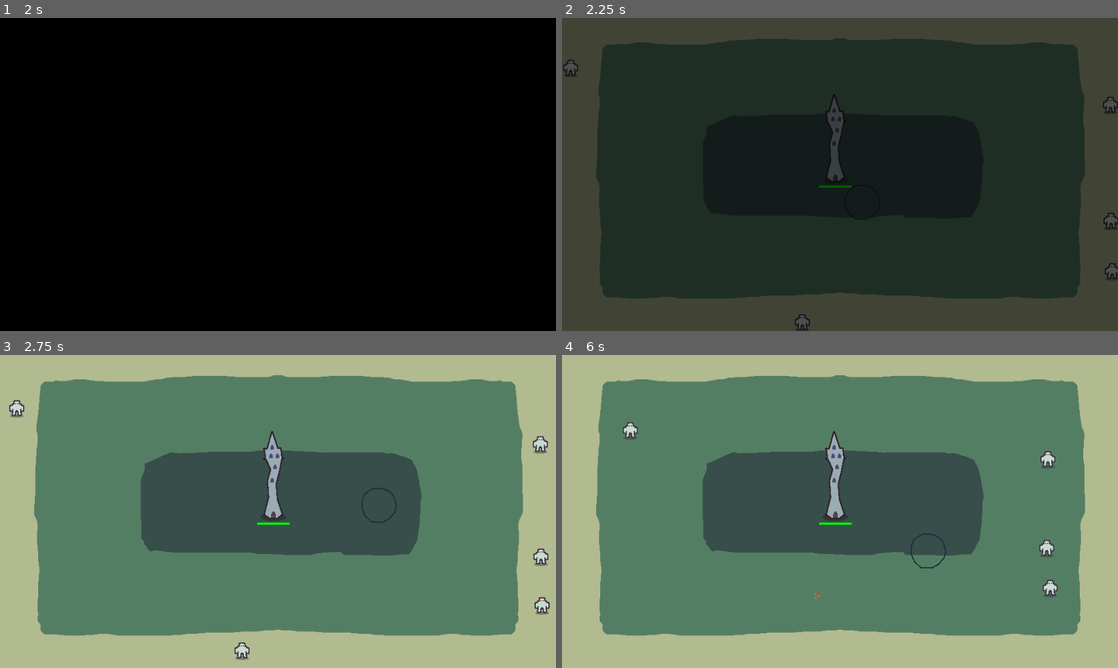
Above: before the commit, frames 1-4 (two rows, left to right).
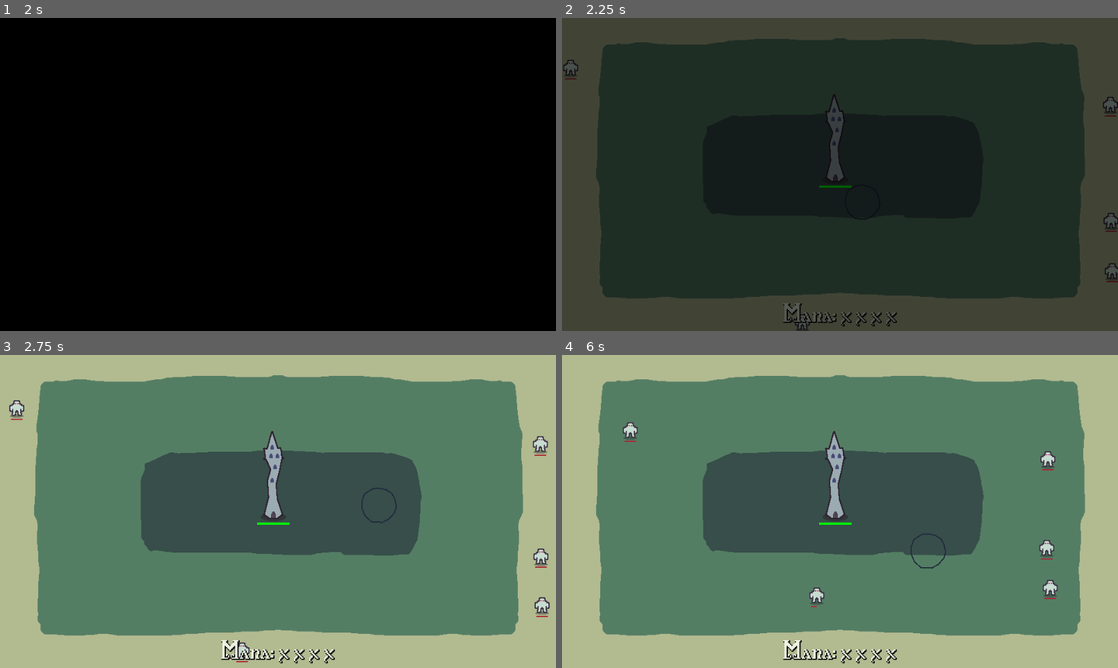
Above: after the commit, the same moments.

Repository: hawkstein/ludum-dare-58-collector
Game: Godot game, scene res://utils/ui/main_menu.tscn
Same seed, same stepped clock (60 frames per second), same inputs: the game is played once before the commit and once after it.
Inputs (mouse positions are in pixels of both pictures, inside the frame that each line leads up to):
- Up to frame 1 (2 s): click "Start" at 0.5 s; click "Start" at 1.25 s
- Up to frame 2 (2.25 s): tap Enter (ui_accept) at 2 s; move the mouse to (962, 158) at 2.02 s; click (962, 158) at 2.17 s
- Up to frame 3 (2.75 s): tap Enter (ui_accept) at 2.27 s
- Up to frame 4 (6 s): move the mouse to (728, 527) at 2.77 s; click (728, 527) at 2.92 s; tap Enter (ui_accept) at 3.02, 4.52, 5.27 s; move the mouse to (895, 442) at 3.52 s; click (895, 442) at 3.67 s; move the mouse to (812, 574) at 4.27 s; click (812, 574) at 4.42 s; move the mouse to (1006, 558) at 5.02 s; click (1006, 558) at 5.17 s; move the mouse to (673, 464) at 5.77 s; click (673, 464) at 5.92 s

Frame 1 is identical in both runs. In frame 2, 0.4% of the frame differs, in the area x 0-100%, y 19-99%; in frame 3, 0.6%; in frame 4, 0.7%, in the area x 11-89%, y 27-99%.

Commit message:
add enemy health bars

Diff:
--- a/entities/enemy/enemy.gd
+++ b/entities/enemy/enemy.gd
@@ -4,11 +4,20 @@
 signal attacked_tower(attack_strength:float)
 
 @onready var attack_timer:Timer = $AttackTimer
+@onready var health_color_rect: ColorRect = $HealthColorRect
+
+
 var tower_position: Vector2 = Vector2(472, 281) # Hardcoded tower position
 var speed: float = 30.0
 var target_distance:float = 30.0
 var is_moving: bool = true
 var is_attacking: bool = false
+var max_health:float = 100.0
+var health:float = 100.0:
+	set(p_health):
+		health = p_health
+		var health_scale = health / max_health
+		health_color_rect.scale.x = health_scale
 
 
 func _process(delta) -> void:
@@ -37,3 +46,8 @@
 	var direction = (tower_position - global_position).normalized()
 	var velocity = direction * speed * time
 	return global_position + velocity
+
+
+func take_damage(amount:float) -> void:
+	assert(amount >= 0)
+	health = max(0, health - amount)
--- a/entities/enemy/enemy.tscn
+++ b/entities/enemy/enemy.tscn
@@ -11,3 +11,12 @@
 
 [node name="AttackTimer" type="Timer" parent="."]
 wait_time = 3.0
+
+[node name="Node2D" type="Node2D" parent="."]
+
+[node name="HealthColorRect" type="ColorRect" parent="."]
+offset_left = -10.0
+offset_top = 16.0
+offset_right = 10.0
+offset_bottom = 18.0
+color = Color(0.68235296, 0.13725491, 0.20392157, 1)
--- a/entities/main.gd
+++ b/entities/main.gd
@@ -5,12 +5,16 @@
 
 @onready var pause_window: Control = %PauseWindow
 @onready var ui: CanvasLayer = $UI
+@onready var hud: CanvasLayer = $HUD
 @onready var tower: Tower = %Tower
 @onready var enemies: Node2D = %Enemies
 @onready var wave_spawner: Node2D = %WaveSpawner
 @onready var collector: CharacterBody2D = $Collector
 @onready var spells: Node2D = $Spells
 @onready var mana: Node2D = $Mana
+@onready var mana_count: Label = %ManaCount
+
+var fire_mana: int = 0;
 
 func _ready() -> void:
 	ui.hide()
@@ -28,6 +32,7 @@
 
 func _on_tower_tower_destroyed() -> void:
 	ui.show()
+	hud.hide()
 	for child in enemies.get_children():
 		child.queue_free()
 	for child in mana.get_children():
@@ -39,10 +44,14 @@
 
 func reset() -> void:
 	ui.hide()
+	hud.show()
 	get_tree().paused = false
 	tower.reset()
 	wave_spawner.spawn_wave()
 	collector.reset()
+
+	fire_mana = 0
+	_update_mana_count()
 
 
 func _on_reset_button_pressed() -> void:
@@ -69,7 +78,6 @@
 	tween.tween_property(fireball_spell, "global_position", predicted_position, flight_time)
 	tween.tween_callback(_damage_target.bind(target))
 	tween.tween_callback(fireball_spell.queue_free)
-	tween.tween_callback(_spawn_mana.bind(predicted_position))
 
 
 func _pick_nearest_target() -> Enemy:
@@ -87,7 +95,10 @@
 
 
 func _damage_target(target:Enemy) -> void:
-	target.queue_free()
+	target.take_damage(50)
+	if target.health <= 0:
+		_spawn_mana(target.global_position)
+		target.queue_free()
 
 
 func _spawn_mana(mana_position:Vector2) -> void:
@@ -118,3 +129,10 @@
 	var duration = (mana_drop.global_position - cast_position).length() / 400
 	tween.tween_property(mana_drop, "global_position", cast_position, duration)
 	tween.tween_callback(mana_drop.queue_free)
+
+	fire_mana +=1
+	_update_mana_count()
+
+
+func _update_mana_count() -> void:
+	mana_count.text = "Mana: {0} {1} {2} {3}".format([str(fire_mana) ,"x", "x", "x"])
--- a/entities/main.tscn
+++ b/entities/main.tscn
@@ -64,7 +64,6 @@
 [node name="HUD" type="CanvasLayer" parent="."]
 
 [node name="Layout" type="Control" parent="HUD"]
-visible = false
 layout_mode = 3
 anchors_preset = 15
 anchor_right = 1.0
@@ -73,7 +72,7 @@
 grow_vertical = 2
 theme = ExtResource("5_lquwl")
 
-[node name="ScoreMargin" type="MarginContainer" parent="HUD/Layout"]
+[node name="Margin" type="MarginContainer" parent="HUD/Layout"]
 layout_mode = 1
 anchors_preset = 15
 anchor_right = 1.0
@@ -85,16 +84,17 @@
 theme_override_constants/margin_right = 10
 theme_override_constants/margin_bottom = 10
 
-[node name="ScoreLabel" type="Label" parent="HUD/Layout/ScoreMargin"]
+[node name="ManaCount" type="Label" parent="HUD/Layout/Margin"]
+unique_name_in_owner = true
 layout_mode = 2
-size_flags_horizontal = 0
-size_flags_vertical = 0
+size_flags_horizontal = 4
+size_flags_vertical = 8
 theme_override_colors/font_color = Color(0.92941177, 0.9490196, 0.8862745, 1)
 theme_override_colors/font_shadow_color = Color(0, 0, 0, 0.99607843)
 theme_override_constants/shadow_offset_x = 1
 theme_override_constants/shadow_offset_y = 1
 theme_override_constants/shadow_outline_size = 4
-text = "Score: 9999"
+text = "Mana: x x x x"
 
 [node name="PauseWindow" parent="." instance=ExtResource("6_7mycd")]
 unique_name_in_owner = true
--- a/game_palette.tres
+++ b/game_palette.tres
@@ -1,4 +1,4 @@
 [gd_resource type="ColorPalette" format=3 uid="uid://cltst4c03gxkd"]
 
 [resource]
-colors = PackedColorArray(0.13725491, 0.5647059, 0.3882353, 1)
+colors = PackedColorArray(0.13725491, 0.5647059, 0.3882353, 1, 0.68235296, 0.13725491, 0.20392157, 1)
